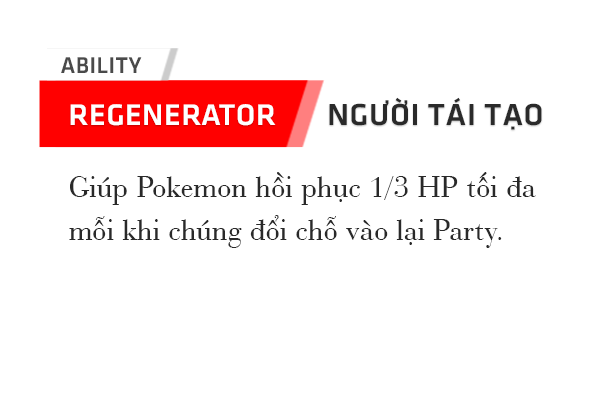
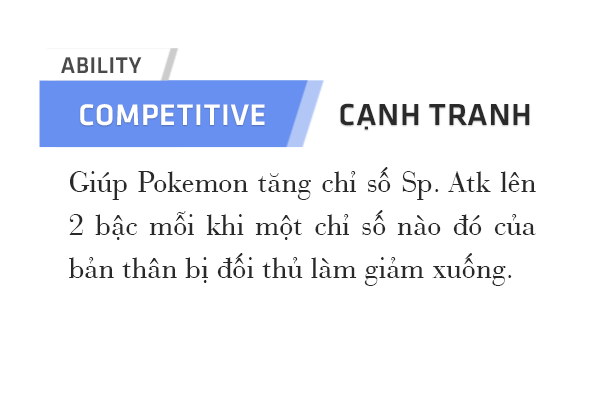
The second 600px x 400px image is a revision of the first. Changes to its layers:
renamed "Giúp Pokemon hồi phục 1/3 HP tối đa mỗi khi chúng đổi chỗ vào l" to "Giúp Pokemon tăng chỉ số Sp. Atk lên 2 bậc mỗi khi một chỉ số n", painted on it over [69, 167, 536, 286]
renamed "NGƯỜI TÁI TẠO" to "CẠNH TRANH", painted on it over [329, 97, 542, 130]
renamed "REGENERATOR" to "COMPETITIVE", painted on it over [70, 104, 276, 126]
